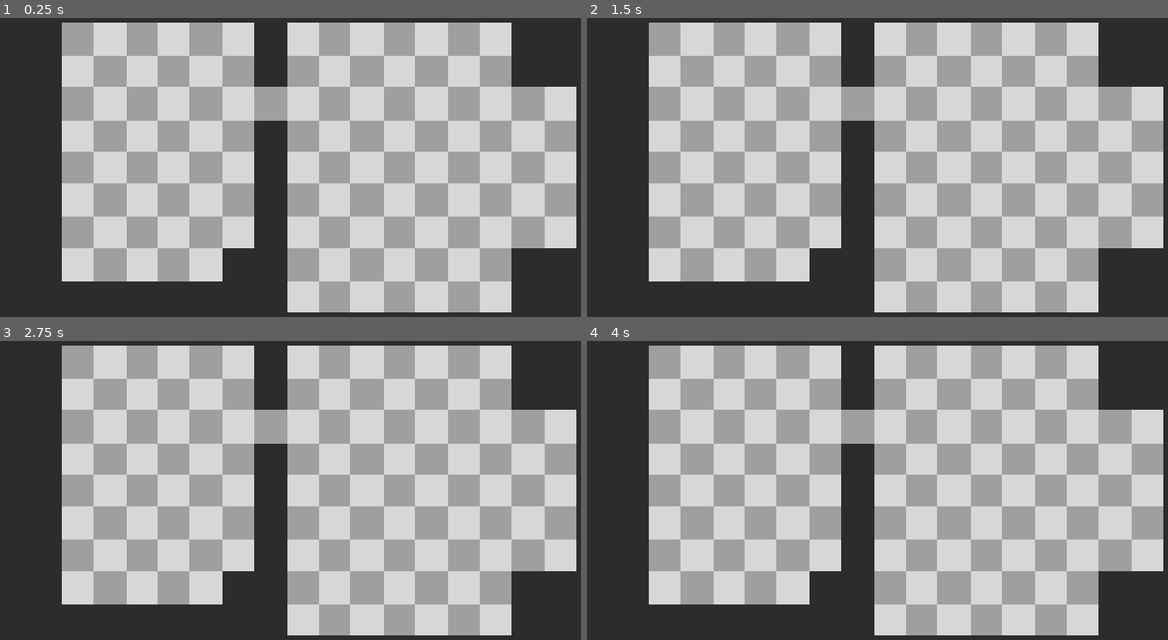
Above: before the commit, frames 1-4 (two rows, left to right).
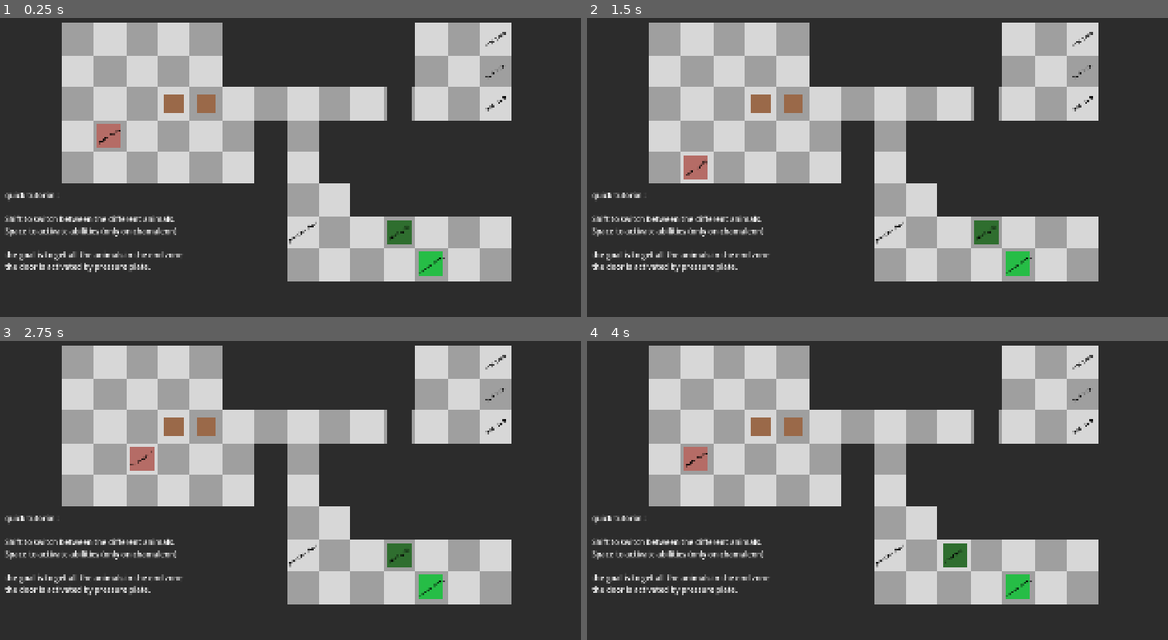
Above: after the commit, the same moments.

Repository: somestufz/GDS-Game-Jam-Repo
Game: Godot game, scene res://scenes/main/levels/level_2.tscn
Same seed, same stepped clock (60 frames per second), same inputs: the game is played once before the commit and once after it. Before the commit the project starts from res://scenes/main/main.tscn.
Inputs:
- Up to frame 1 (0.25 s): no input
- Up to frame 2 (1.5 s): tap Enter at 0.5 s; hold D (move_right) 0.53-1.28 s; tap Space (ability) at 0.6, 1.35 s; tap R (restart) at 1.25 s; hold S (move_down) from 1.28 s (still down)
- Up to frame 3 (2.75 s): tap R (restart) at 2 s; release S (move_down) at 2.03 s; hold D (move_right) from 2.03 s (still down); tap Shift (shift) at 2.1 s; tap Space (ability) at 2.3 s
- Up to frame 4 (4 s): tap R (restart) at 2.75, 3.5 s; release D (move_right) at 2.78 s; hold W (move_up) 2.78-3.53 s; tap Space (ability) at 2.85, 3.6 s; hold A (move_left) from 3.53 s (still down)

The runs differ from the first frame. In frame 1, 39% of the frame differs, in the area x 0-100%, y 1-99%; in frame 2, 39%; in frame 3, 39%; in frame 4, 39%.

Commit message:
Fixed chamaleon push bug

Diff:
--- a/Prototype/Sokoban/sokoban-prototype/project.godot
+++ b/Prototype/Sokoban/sokoban-prototype/project.godot
@@ -11,7 +11,7 @@
 [application]
 
 config/name="SokobanPrototype"
-run/main_scene="uid://d1v55yw28f1n0"
+run/main_scene="uid://de3pwoddrx72s"
 config/features=PackedStringArray("4.7", "Forward Plus")
 config/icon="res://icon.svg"
 
--- a/Prototype/Sokoban/sokoban-prototype/scenes/entity/entity.gd
+++ b/Prototype/Sokoban/sokoban-prototype/scenes/entity/entity.gd
@@ -43,9 +43,17 @@
 		move(dir)
 		return true
 	elif collider is Chamaeleon:
+		print(collider.ability)
 		if collider.ability:
 			move(dir)
 			return true
+		else:
+			var move_bool = collider.push_direction(dir)
+			if move_bool:
+				move(dir)
+				return true
+			else:
+				return false
 	elif(collider is Item or collider is Player):
 		var move_bool = collider.push_direction(dir)
 		if move_bool:
@@ -55,7 +63,6 @@
 			return false
 	elif((collider).is_in_group("Walls")):
 		return false
-
 
 	return true
 
--- a/Prototype/Sokoban/sokoban-prototype/scenes/main/levels/level_2.tscn
+++ b/Prototype/Sokoban/sokoban-prototype/scenes/main/levels/level_2.tscn
@@ -30,7 +30,7 @@
 position = Vector2(1550, 350)
 
 [node name="Horse" parent="Entities/Players" parent_id_path=PackedInt32Array(569333621) index="0" unique_id=540745152 instance=ExtResource("4_vx5yg")]
-position = Vector2(350, 250)
+position = Vector2(350, 450)
 
 [node name="Snake" parent="Entities/Players" parent_id_path=PackedInt32Array(569333621) index="1" unique_id=835559977 instance=ExtResource("5_xss56")]
 position = Vector2(1250, 750)
--- a/Prototype/Sokoban/sokoban-prototype/scenes/main/main.gd
+++ b/Prototype/Sokoban/sokoban-prototype/scenes/main/main.gd
@@ -13,6 +13,9 @@
 
 	if Input.is_action_just_pressed("shift"):
 		shift()
+
+	if Input.is_action_just_pressed("restart"):
+		get_tree().reload_current_scene()
 
 func shift() -> void:
 	var num_of_players = players.get_child_count()
Not shown, changed: Prototype/Sokoban/sokoban-prototype/export_presets.cfg
Not shown, added: Prototype/Sokoban/Builds4Sokoban/Web/WebDemo1/index.apple-touch-icon.png
Not shown, added: Prototype/Sokoban/Builds4Sokoban/Web/WebDemo1/index.audio.position.worklet.js
Not shown, added: Prototype/Sokoban/Builds4Sokoban/Web/WebDemo1/index.audio.worklet.js
Not shown, added: Prototype/Sokoban/Builds4Sokoban/Web/WebDemo1/index.icon.png
Not shown, added: Prototype/Sokoban/Builds4Sokoban/Web/WebDemo1/index.js
Not shown, added: Prototype/Sokoban/Builds4Sokoban/Web/WebDemo1/index.pck
Not shown, added: Prototype/Sokoban/Builds4Sokoban/Web/WebDemo1/index.png
Not shown, added: Prototype/Sokoban/Builds4Sokoban/Web/WebDemo1/index.wasm
Not shown, added: Prototype/Sokoban/Builds4Sokoban/Web/WebDemo1/index.zip
